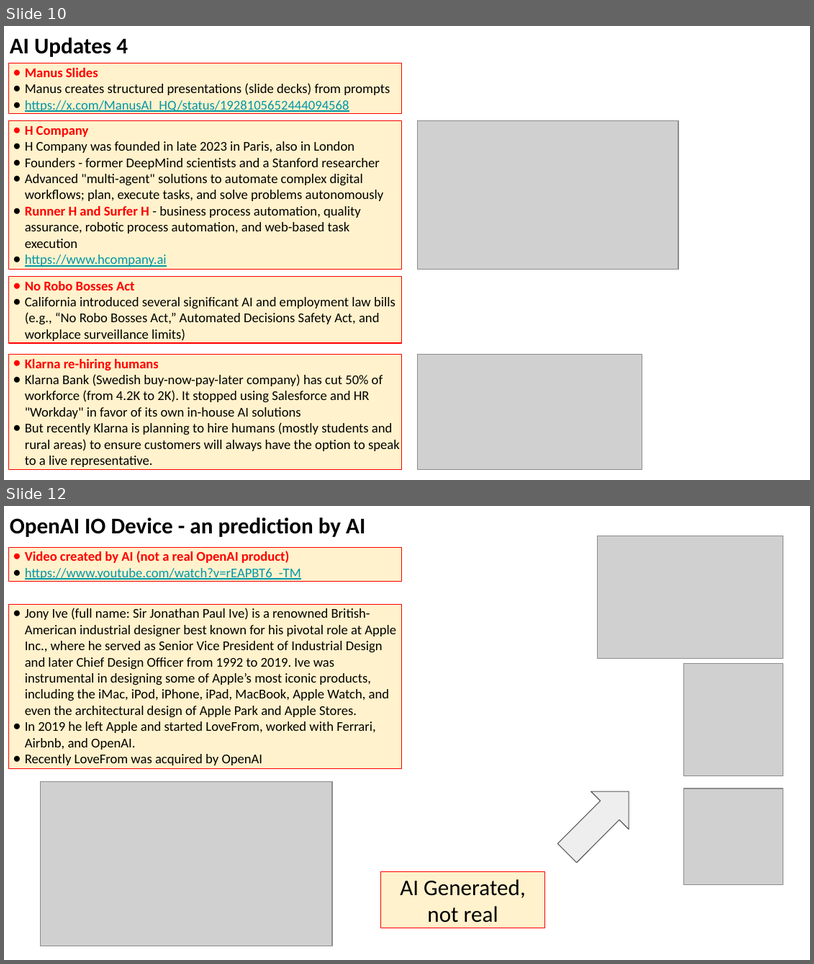
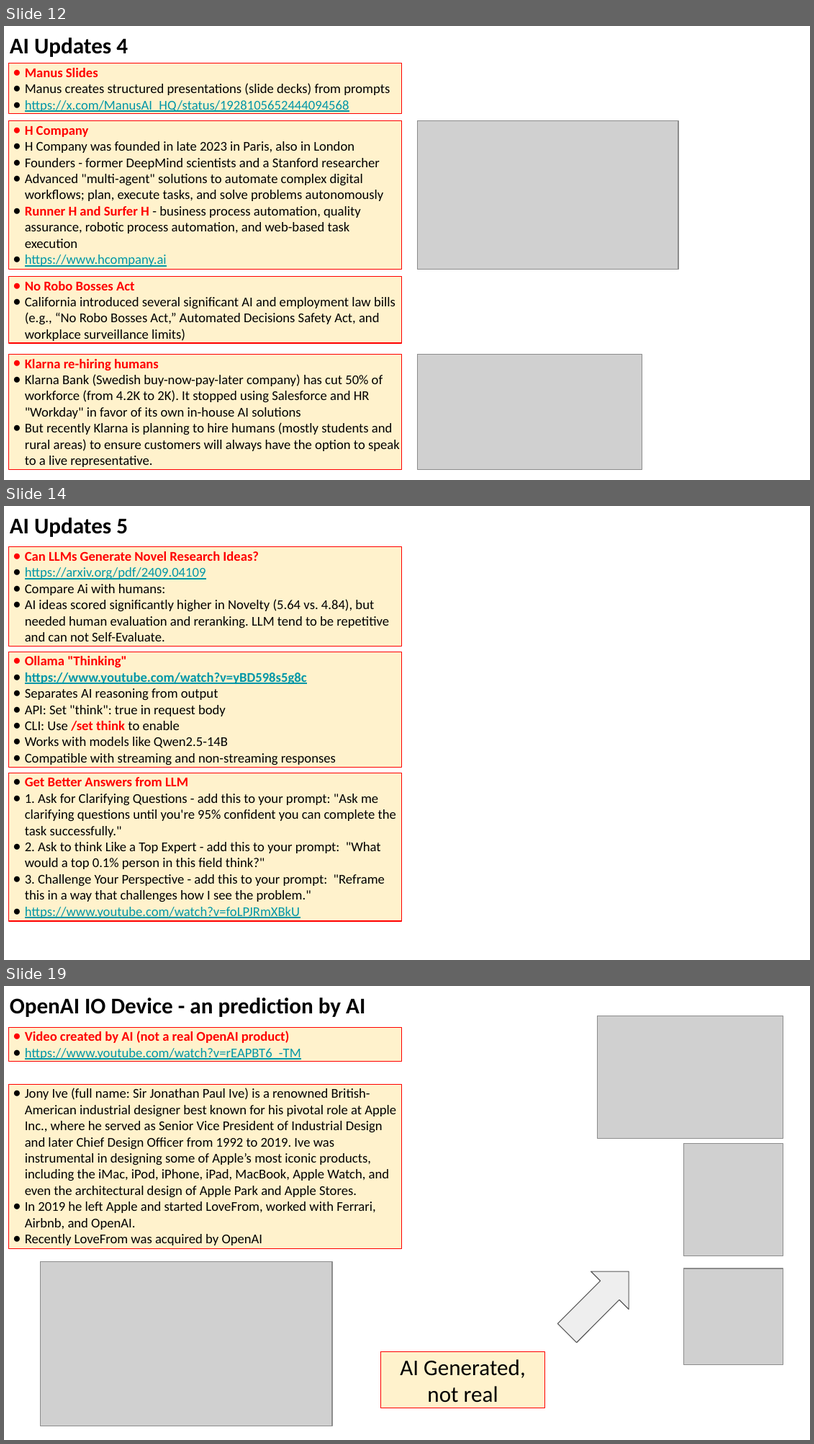
Before and after one commit to lselector/seminar, a slide deck: 2025/2025-06-06-AI-Updates.pptx. Shown one above the other, each under a label of ours: slides 10 and 12 before the commit, slides 12, 14 and 19 after it; the slides between them are not shown. The pictures are 814x964 and 814x1444 pixels, drawn with LibreOffice and Linux fonts; fonts in the diff are those of the drawing; grey boxes stand for pictures. Boxes give left, top, right and bottom in pixels: in the first picture for what was removed or moved away, otherwise in the second. Text is boxed around its words. In the diff, an @@ line names an element or a change of style, - is before the commit and + after.

```diff
--- a/2025/2025-06-06-AI-Updates.pptx
+++ b/2025/2025-06-06-AI-Updates.pptx
@@ slide 14 added at (x1=4, y1=506, x2=810, y2=960), background #FFFFFF @@
@@ text added at (x1=10, y1=518, x2=128, y2=537), 20 pt, text #000000, bold @@
+AI Updates 5
@@ rectangle added at (x1=9, y1=547, x2=401, y2=646), fill #FFF2CC, outline #FF0000 0.75 pt, 12 pt, text #000000 @@
+● Can LLMs Generate Novel Research Ideas?
+● https://arxiv.org/pdf/2409.04109
+● Compare Ai with humans:
+● AI ideas scored significantly higher in Novelty (5.64 vs. 4.84), but needed human evaluation and reranking. LLM tend to be repetitive and can not Self-Evaluate.
@@ rectangle added at (x1=9, y1=652, x2=401, y2=767), fill #FFF2CC, outline #FF0000 0.75 pt, 12 pt, text #000000 @@
+● Ollama "Thinking"
+● https://www.youtube.com/watch?v=yBD598s5g8c
+● Separates AI reasoning from output
+● API: Set "think": true in request body
+● CLI: Use /set think to enable
+● Works with models like Qwen2.5-14B
+● Compatible with streaming and non-streaming responses
@@ rectangle added at (x1=9, y1=773, x2=401, y2=921), fill #FFF2CC, outline #FF0000 0.75 pt, 12 pt, text #000000 @@
+● Get Better Answers from LLM
+● 1. Ask for Clarifying Questions - add this to your prompt: "Ask me clarifying questions until you're 95% confident you can complete the task successfully."
+● 2. Ask to think Like a Top Expert - add this to your prompt: "What would a top 0.1% person in this field think?"
+● 3. Challenge Your Perspective - add this to your prompt: "Reframe this in a way that challenges how I see the problem."
+● https://www.youtube.com/watch?v=foLPJRmXBkU
@@ what was slide 10 is now slide 12 @@
@@ what was slide 12 is now slide 19 @@
```
Also in this commit, not shown: 7 slides changed, 7 other slides added.
